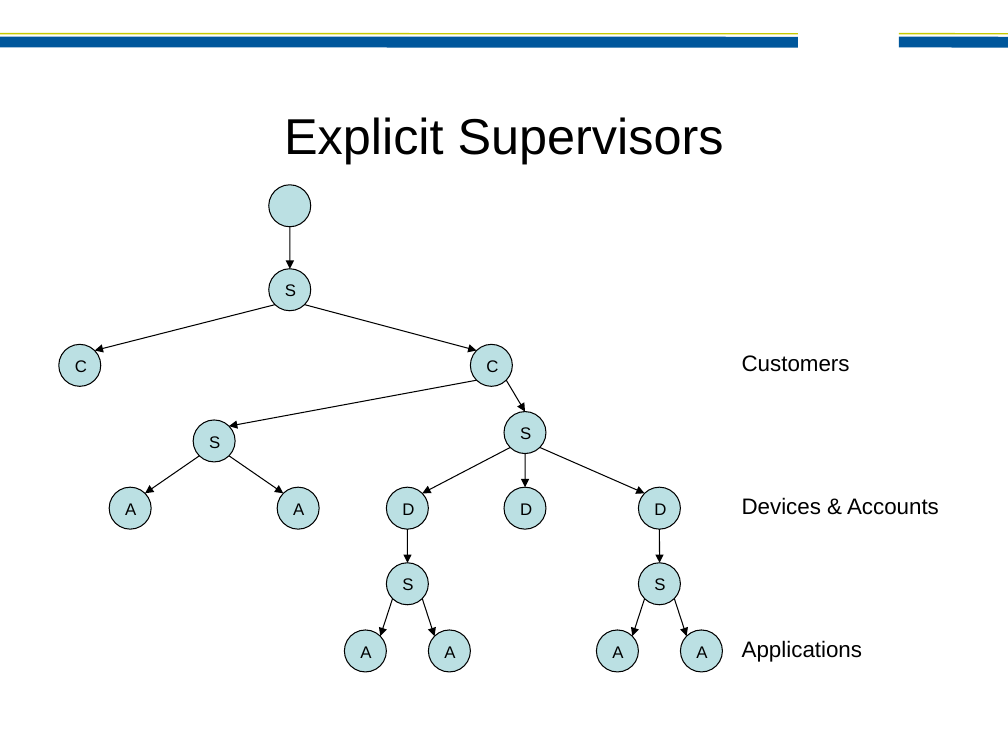
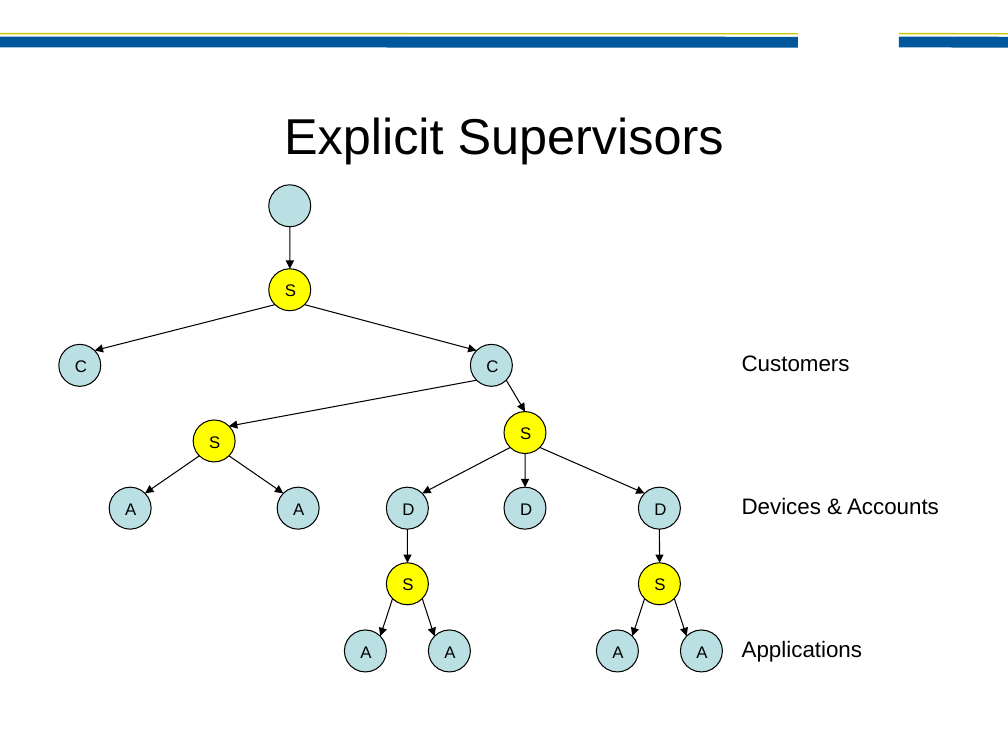
Before and after one commit to jamie-allen/effective_actors, a slide deck: slide 15 of preso/EffectiveActors-JaxConf2012.ppt. Drawn at 1008x756 pixels with LibreOffice and Linux fonts; fonts in the diff are those of the drawing; background and template pictures are left out. Boxes give left, top, right and bottom in pixels: in the first picture for what was removed or moved away, otherwise in the second. Text is boxed around its words. In the diff, an @@ line names an element or a change of style, - is before the commit and + after.

```diff
--- a/preso/EffectiveActors-JaxConf2012.ppt
+++ b/preso/EffectiveActors-JaxConf2012.ppt
@@ fill #BBE0E3 to #FFFF00 in 5 elements at (269,269,311,311), (504,411,546,454), (386,562,428,605), (638,562,680,605), (194,420,236,463) @@
```
Also in this commit, not shown: 10 other slides changed, 5 slides added, 1 other file.
